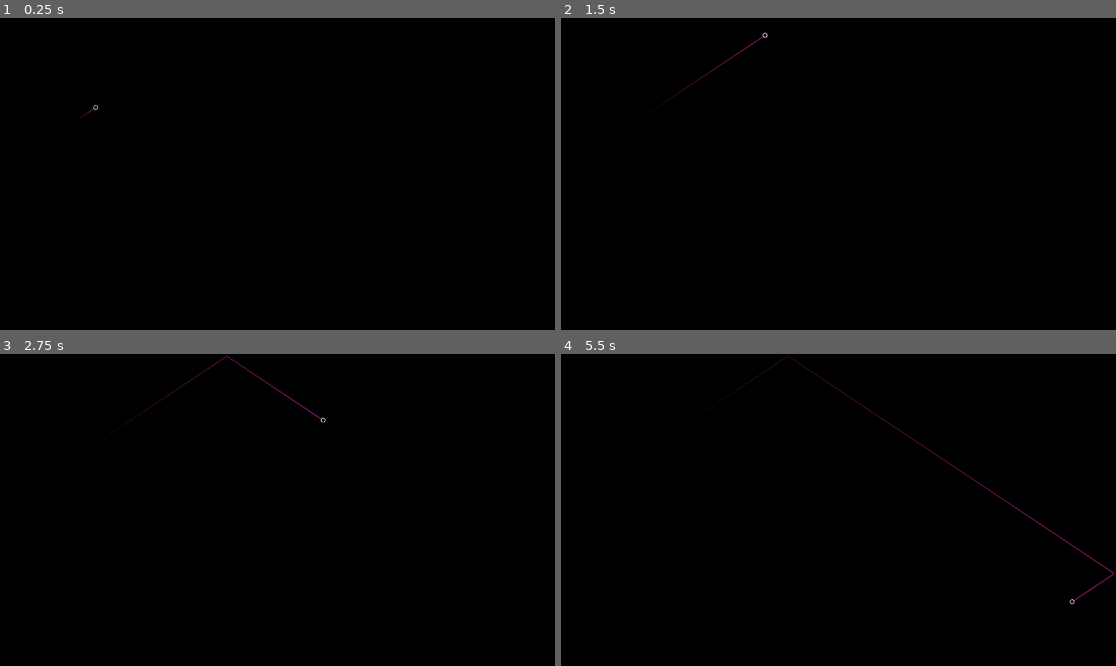
Above: before the commit, frames 1-4 (two rows, left to right).
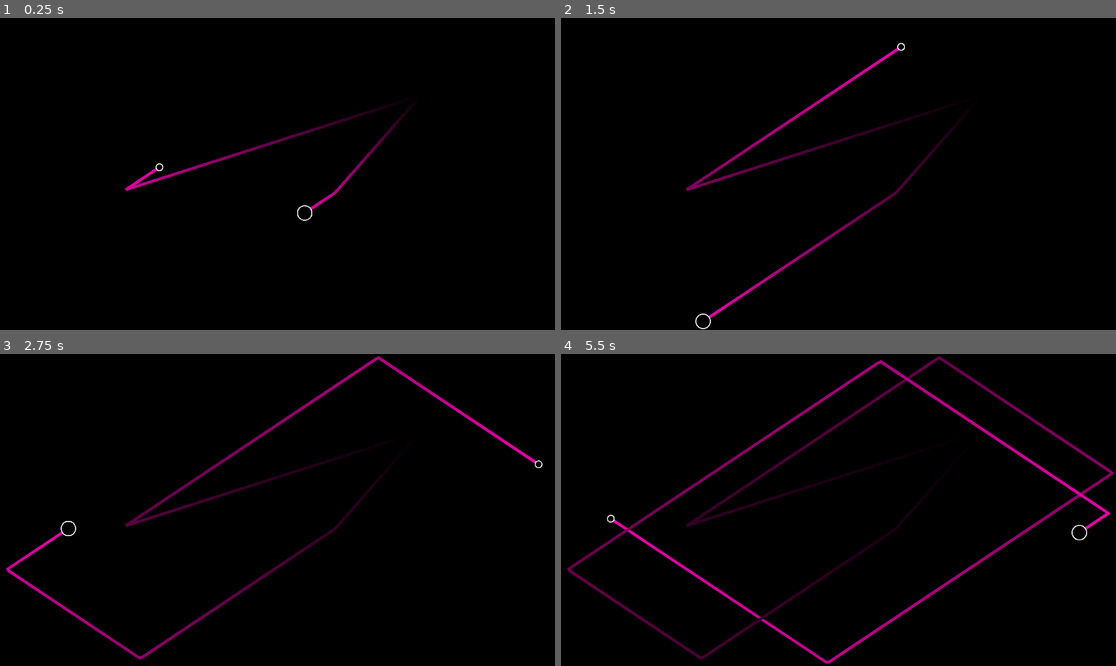
Above: after the commit, the same moments.

Repository: patrickmblack/satisfying-bounces
Game: Godot game, scene res://main.tscn
Same seed, same stepped clock (60 frames per second), same inputs: the game is played once before the commit and once after it.
Inputs:
- Up to frame 1 (0.25 s): no input
- Up to frame 2 (1.5 s): tap Enter (ui_accept) at 0.5, 0.77 s; hold Right (ui_right) from 0.53 s (still down)
- Up to frame 3 (2.75 s): tap Enter (ui_accept) at 1.52 s; release Right (ui_right) at 2.03 s; hold Left (ui_left) from 2.03 s (still down)
- Up to frame 4 (5.5 s): release Left (ui_left) at 2.78 s; hold Right (ui_right) 2.78-4.28 s; tap Enter (ui_accept) at 3.02, 3.77, 4.52 s; hold Left (ui_left) 4.28-5.03 s; hold Right (ui_right) from 5.03 s (still down)

The runs differ from the first frame. In frame 1, 0.9% of the frame differs, in the area x 14-74%, y 27-66%; in frame 2, 1.6%; in frame 3, 2.4%; in frame 4, 4.5%, in the area x 1-100%, y 0-100%.

Commit message:
Even more anxiety inducing

Diff:
--- a/ball_by_code.tscn
+++ b/ball_by_code.tscn
@@ -14,6 +14,8 @@
 [sub_resource type="Gradient" id="Gradient_l0jrv"]
 colors = PackedColorArray(0, 0, 0, 1, 0.915585, 0.11714, 0.670438, 1)
 
+[sub_resource type="ViewportTexture" id="ViewportTexture_em71k"]
+
 [node name="ball_by_code" type="Node2D"]
 script = ExtResource("1_us07e")
 
@@ -24,7 +26,11 @@
 [node name="Line2D" type="Line2D" parent="."]
 top_level = true
 z_index = -1
-width = 2.0
+points = PackedVector2Array(873, 161)
+width = 6.0
 default_color = Color(0, 0.894118, 0.898039, 1)
 gradient = SubResource("Gradient_l0jrv")
+texture = SubResource("ViewportTexture_em71k")
+sharp_limit = 8.0
+antialiased = true
 script = ExtResource("3_yhh81")
--- a/main.tscn
+++ b/main.tscn
@@ -7,3 +7,10 @@
 [node name="ball_by_code" parent="." instance=ExtResource("1_f0vcq")]
 position = Vector2(256, 360)
 velocity = Vector2(3, -2)
+
+[node name="ball_by_code2" parent="." instance=ExtResource("1_f0vcq")]
+position = Vector2(700, 360)
+speed = 90
+radius = 16
+speed_increment = 15.0
+velocity = Vector2(-3, 2)
--- a/project.godot
+++ b/project.godot
@@ -17,8 +17,6 @@
 
 [display]
 
-window/size/viewport_width=1920
-window/size/viewport_height=1080
 window/vsync/vsync_mode=0
 
 [editor]
Not shown: 1 places in ball_by_code.tscn that only renumber resources
Not shown, added: Godot.gitignore
